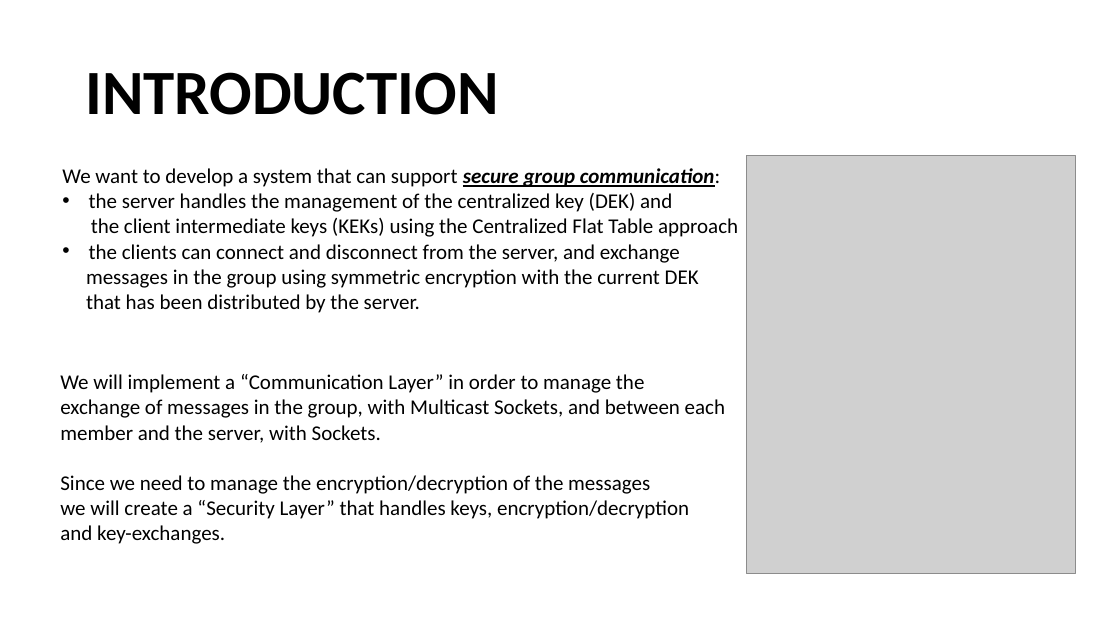
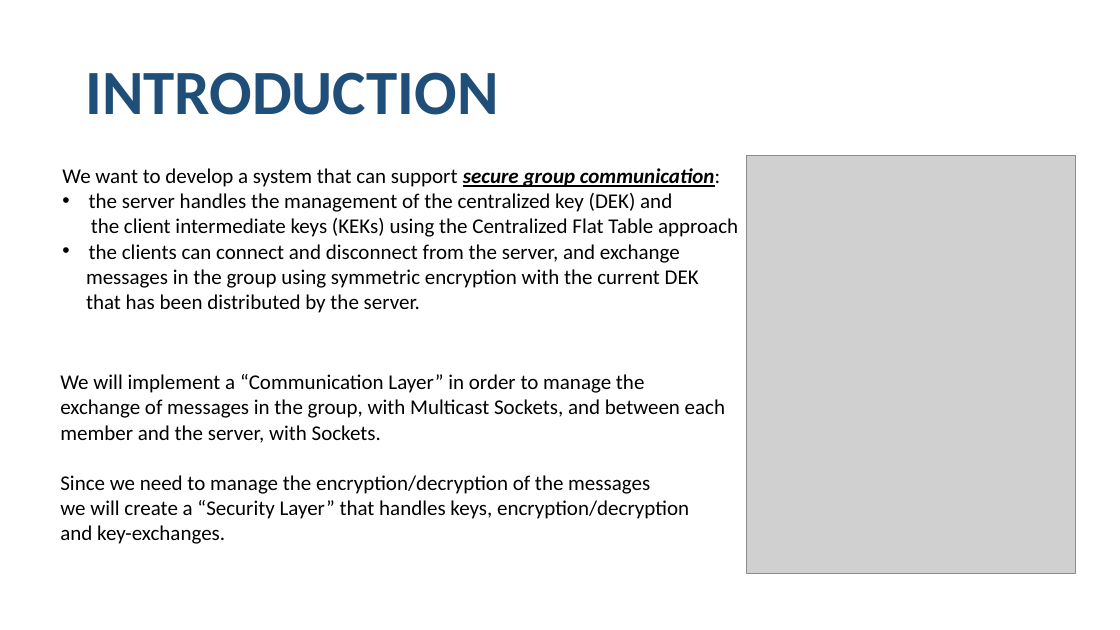
Before and after one commit to stajfar/distributed-systems-brusamento-ceruti-donetti, a slide deck: slide 2 of SecureGroup/documentation/SECURE GROUP COMMUNICATION.pptx. Drawn at 1120x630 pixels with LibreOffice and Linux fonts; fonts in the diff are those of the drawing; grey boxes stand for pictures. Boxes give left, top, right and bottom in pixels: in the first picture for what was removed or moved away, otherwise in the second. Text is boxed around its words. In the diff, an @@ line names an element or a change of style, - is before the commit and + after.

```diff
--- a/SecureGroup/documentation/SECURE GROUP COMMUNICATION.pptx
+++ b/SecureGroup/documentation/SECURE GROUP COMMUNICATION.pptx
@@ title "INTRODUCTION" at (85, 72, 498, 115): text colour #000000 to #1F4E79 @@
```
Also in this commit, not shown: 5 other slides changed, 10 slides added, 5 other files.
